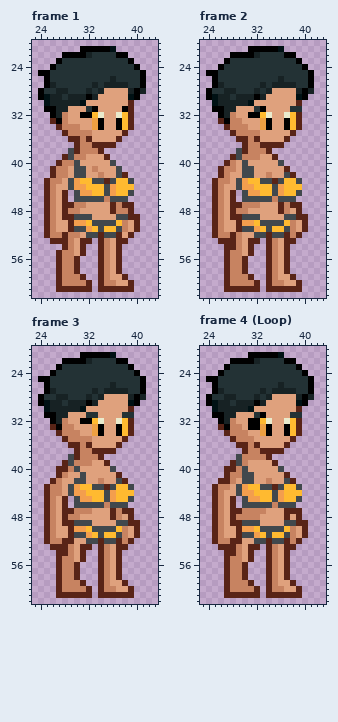
Edited in one commit: pixel-art file (NPC/Sasha.ase). The picture above is the old version.
64x64 pixels, 18 frames. Colours within 5 levels of each other are drawn and written as one. Shown: frame 1: x 23..43, y 20..62; frame 2: x 23..43, y 20..62; frame 3: x 23..43, y 20..62; frame 4 (Loop): x 23..43, y 20..62. The commit also changed other frames, which this record leaves out.
The same view after the edit:
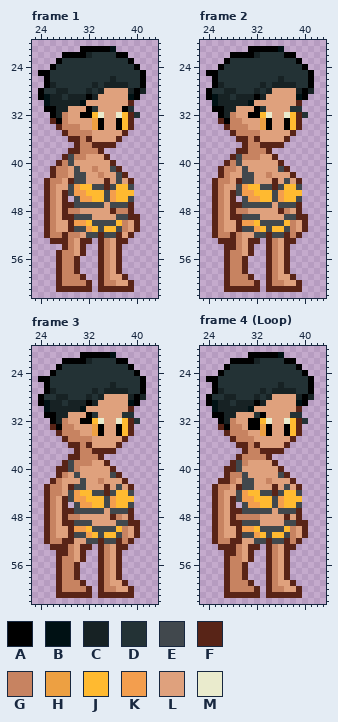
Palette (. is transparent): A #000000  B #001114  C #172224  D #233235  E #41484d  F #582417  G #c78361  H #eda042  J #ffba30  K #f39e4e  L #dfa17d  M #eaebcd
Edits made:
Changed rows in their new state; - is an unchanged pixel.
Frame 1, layers "Eyes", "Clothes":
first column x 32:
31 AD-----D-
32 --------D
first column x 29:
38 F----------
40 EL-----F---
41 --L----EF--
43 FEELLL-LELF
44 --J-EEFE--E
45 EK-J------J
46 --KKJJEKJJE
47 -EEEEE-EEE-
Frame 2, layers "Eyes", "Clothes":
first column x 32:
31 AD-------
32 --------D
first column x 29:
38 F----------
40 EL-----F---
41 --L----E---
42 --------L--
43 FEELLL-LELF
44 --J-EEFE--E
45 EK-J------J
46 --KKJJEKJJE
47 -EEEEE-EEE-
Frame 3, layers "Eyes", "Clothes":
first column x 32:
31 A--------
32 --------D
first column x 29:
38 F----------
40 EG-----F---
41 -EL----E---
42 -L------L--
43 FEELLL-LELF
44 --J-EEFE--E
45 EK-J------J
46 --KKJJEKJJE
47 -EEEEE-EEE-
Frame 4 (Loop), layers "Eyes", "Clothes":
first column x 40:
32 D
first column x 29:
38 F----------
40 EL-----F---
41 --L----E---
42 --------L--
43 FEELLL-LELF
44 --J-EEFE--E
45 EK-J------J
46 --KKJJEKJJE
47 -EEEEE-EEE-
